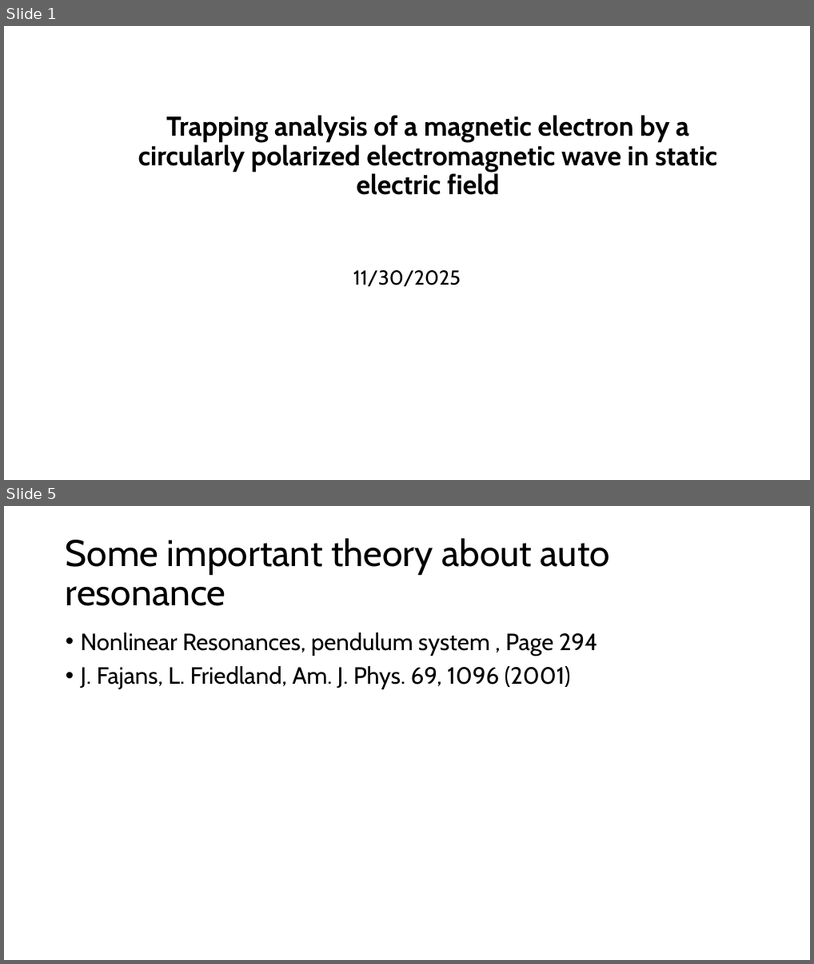
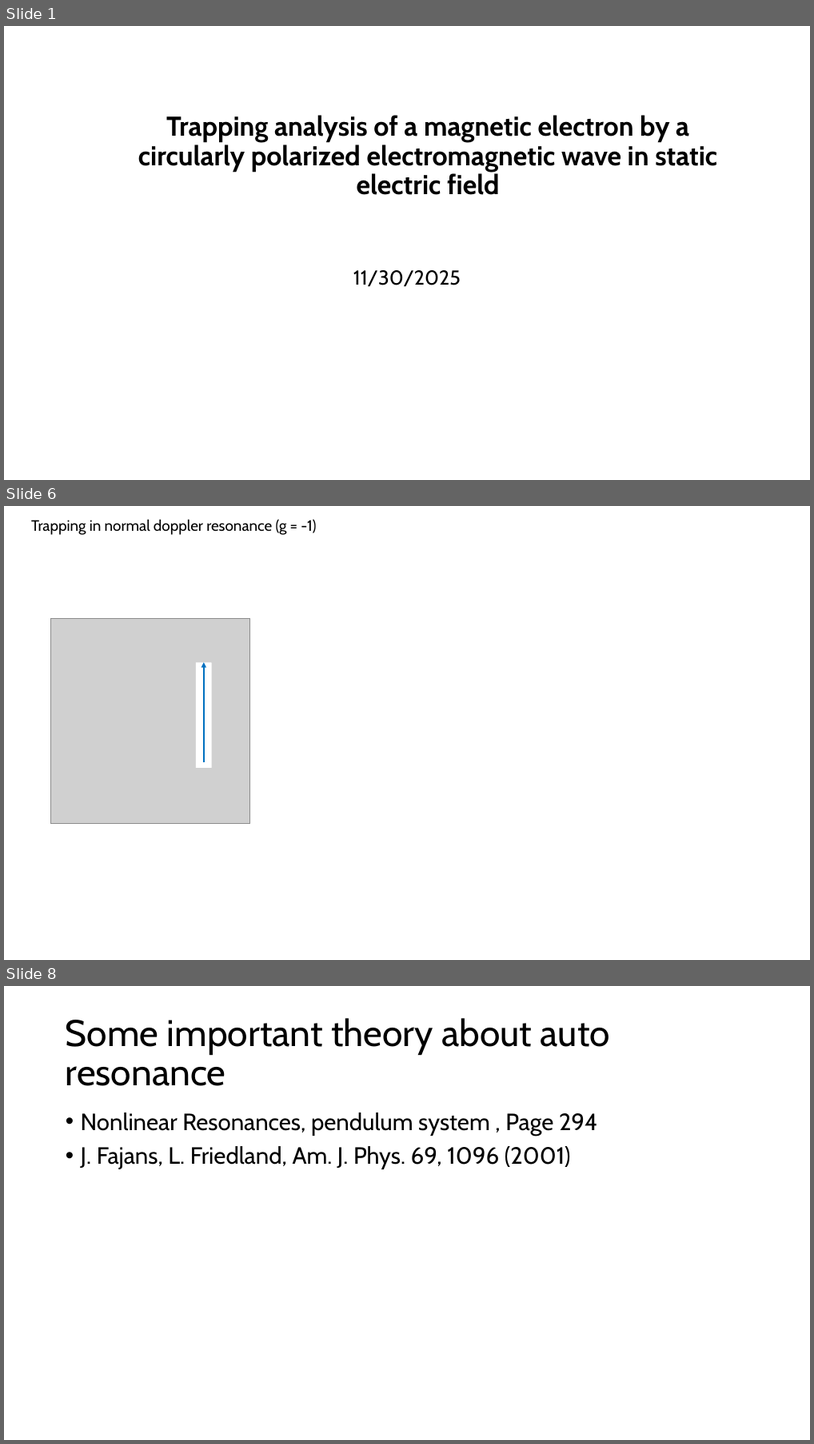
Before and after one commit to USTC-star/computer_share, a slide deck: paper modification/papers/Trapping analysis of a magnetic electron.pptx. Shown one above the other, each under a label of ours: slides 1 and 5 before the commit, slides 1, 6 and 8 after it; the slides between them are not shown. The pictures are 814x964 and 814x1444 pixels, drawn with LibreOffice and Linux fonts; fonts in the diff are those of the drawing; grey boxes stand for pictures. Boxes give left, top, right and bottom in pixels: in the first picture for what was removed or moved away, otherwise in the second. Text is boxed around its words. In the diff, an @@ line names an element or a change of style, - is before the commit and + after.

```diff
--- a/paper modification/papers/Trapping analysis of a magnetic electron.pptx
+++ b/paper modification/papers/Trapping analysis of a magnetic electron.pptx
@@ slide 6 added at (x1=4, y1=506, x2=810, y2=960), background #FFFFFF @@
@@ text added at (x1=31, y1=519, x2=316, y2=535), 18 pt, text #000000 @@
+Trapping in normal doppler resonance (g = -1)
@@ group added at (x1=50, y1=618, x2=250, y2=824): 2 pictures, 1 rectangle, 1 arrow @@
@@ what was slide 5 is now slide 8 @@
```
Also in this commit, not shown: 3 slides changed, 2 other slides added, 1 other file.
